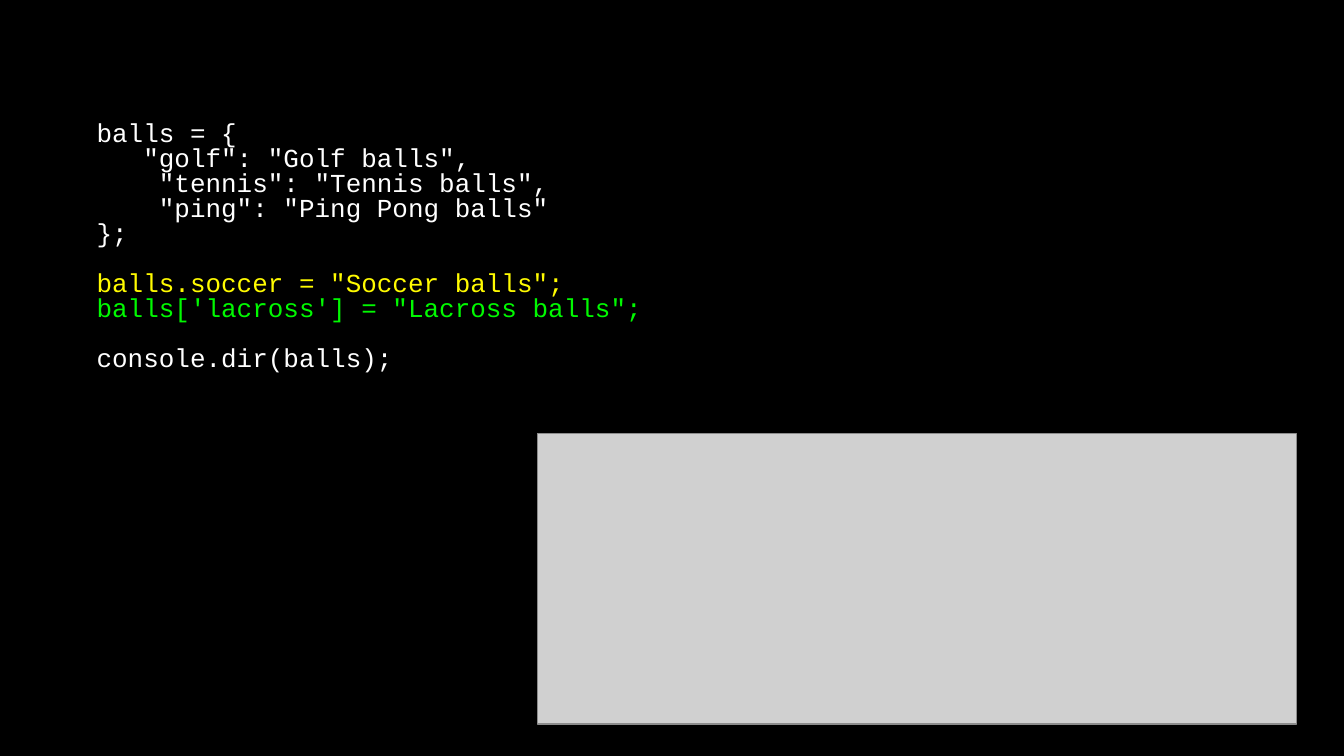
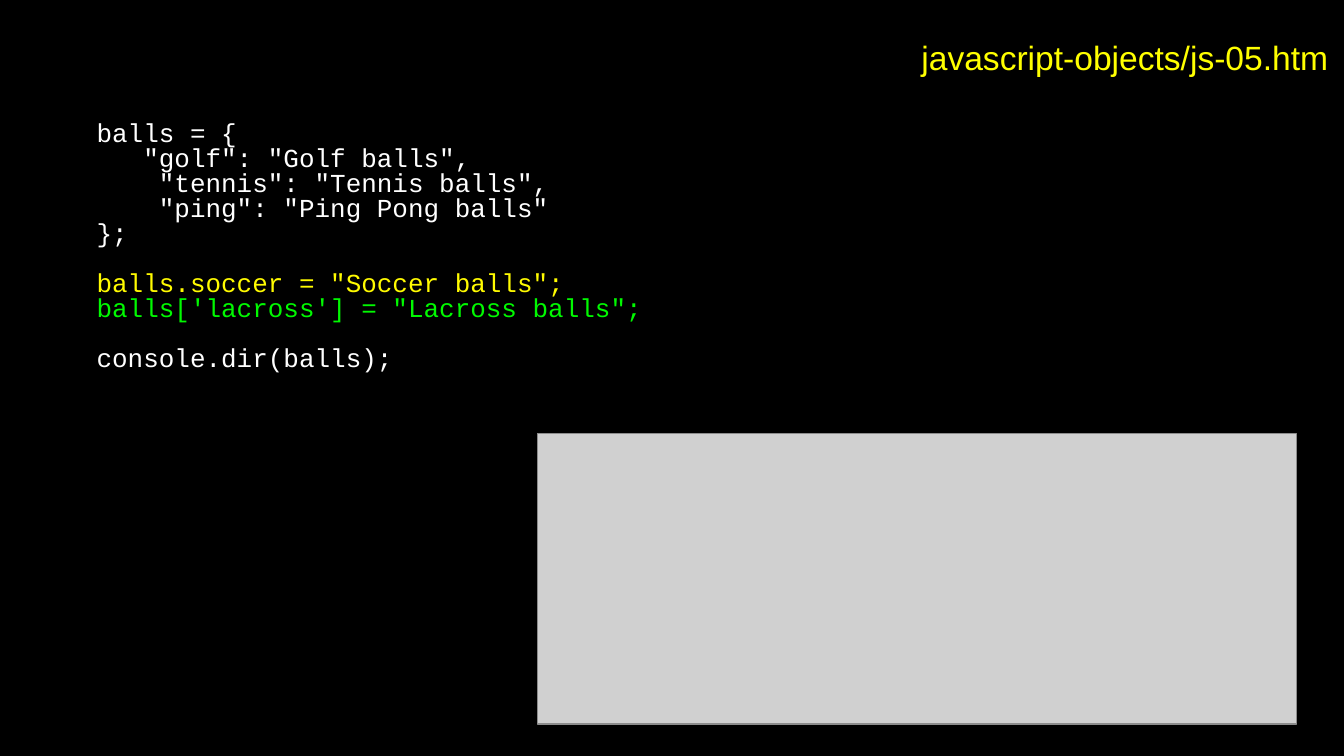
Before and after one commit to csev/dj4e, a slide deck: slide 8 of lectures/JS-04-JSON.ppt (slide 9 before the commit). Drawn at 1344x756 pixels with LibreOffice and Linux fonts; fonts in the diff are those of the drawing; grey boxes stand for pictures. Boxes give left, top, right and bottom in pixels: in the first picture for what was removed or moved away, otherwise in the second. Text is boxed around its words. In the diff, an @@ line names an element or a change of style, - is before the commit and + after.

```diff
--- a/lectures/JS-04-JSON.ppt
+++ b/lectures/JS-04-JSON.ppt
@@ text added at box(921, 45, 1328, 76), 18 pt, text #FFFF00 @@
+javascript-objects/js-05.htm
```
Also in this commit, not shown: 4 other slides changed, 2 slides removed, 18 other files.
